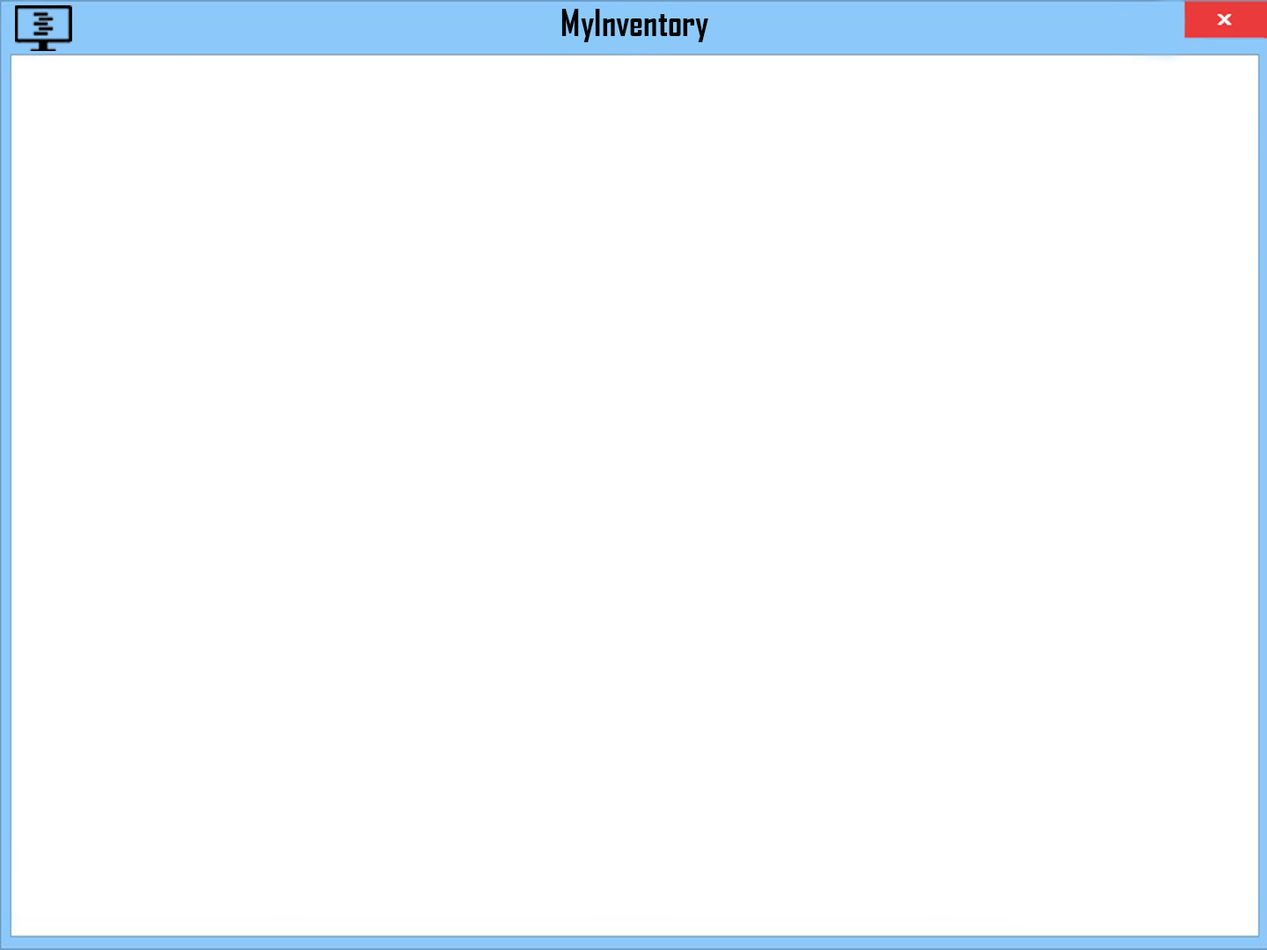
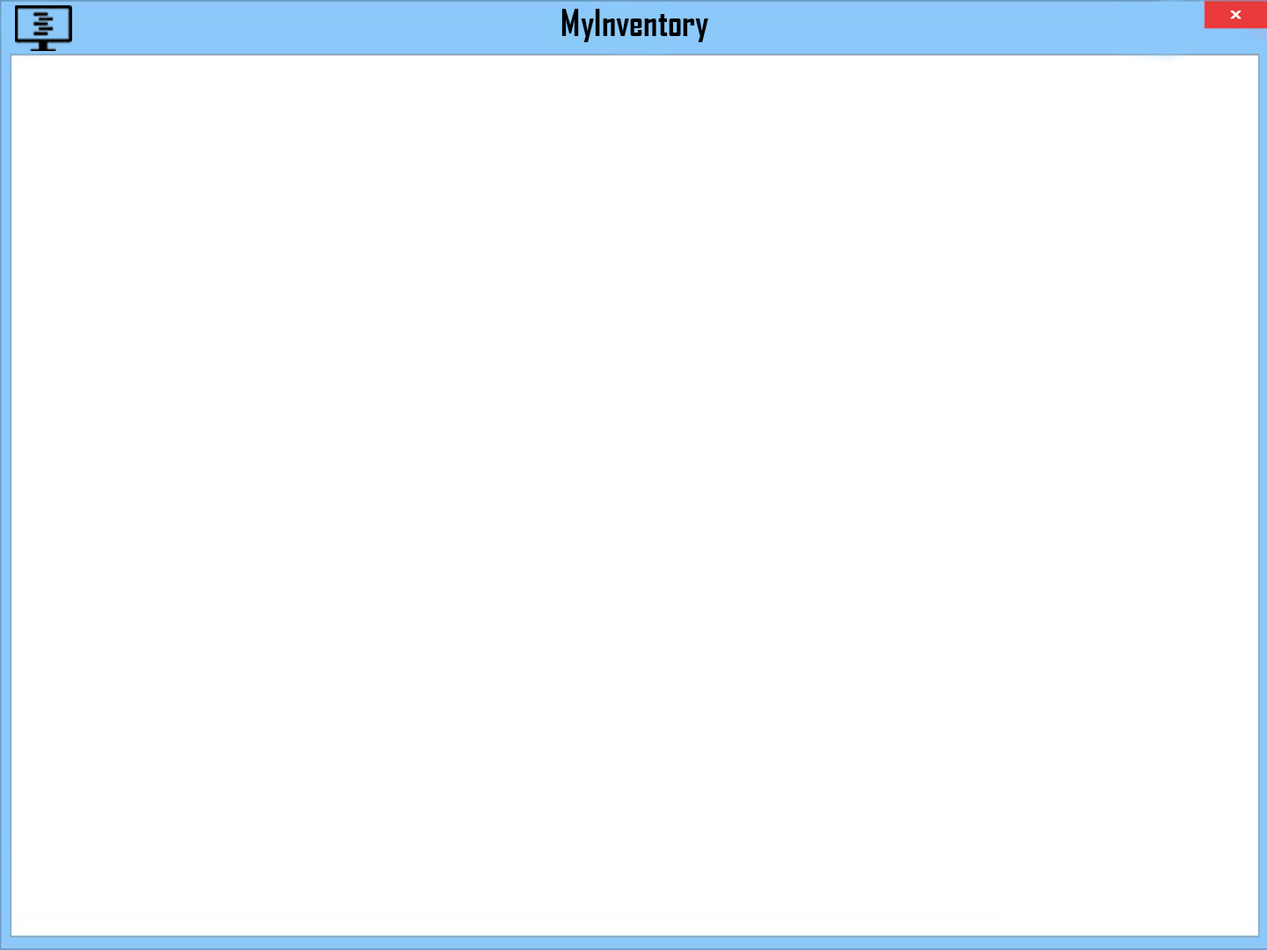
Layer changes from the first w=1267, h=950 image to the second:
painted on "Tasto X" over [1183, 0, 1267, 39]
painted on "Livello 0" over [1189, 0, 1267, 44]
